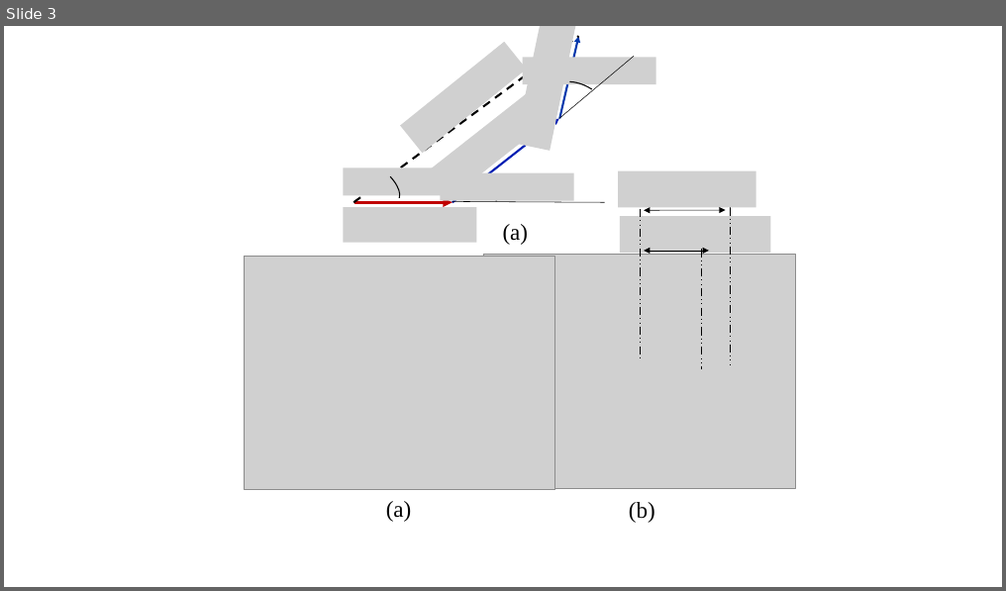
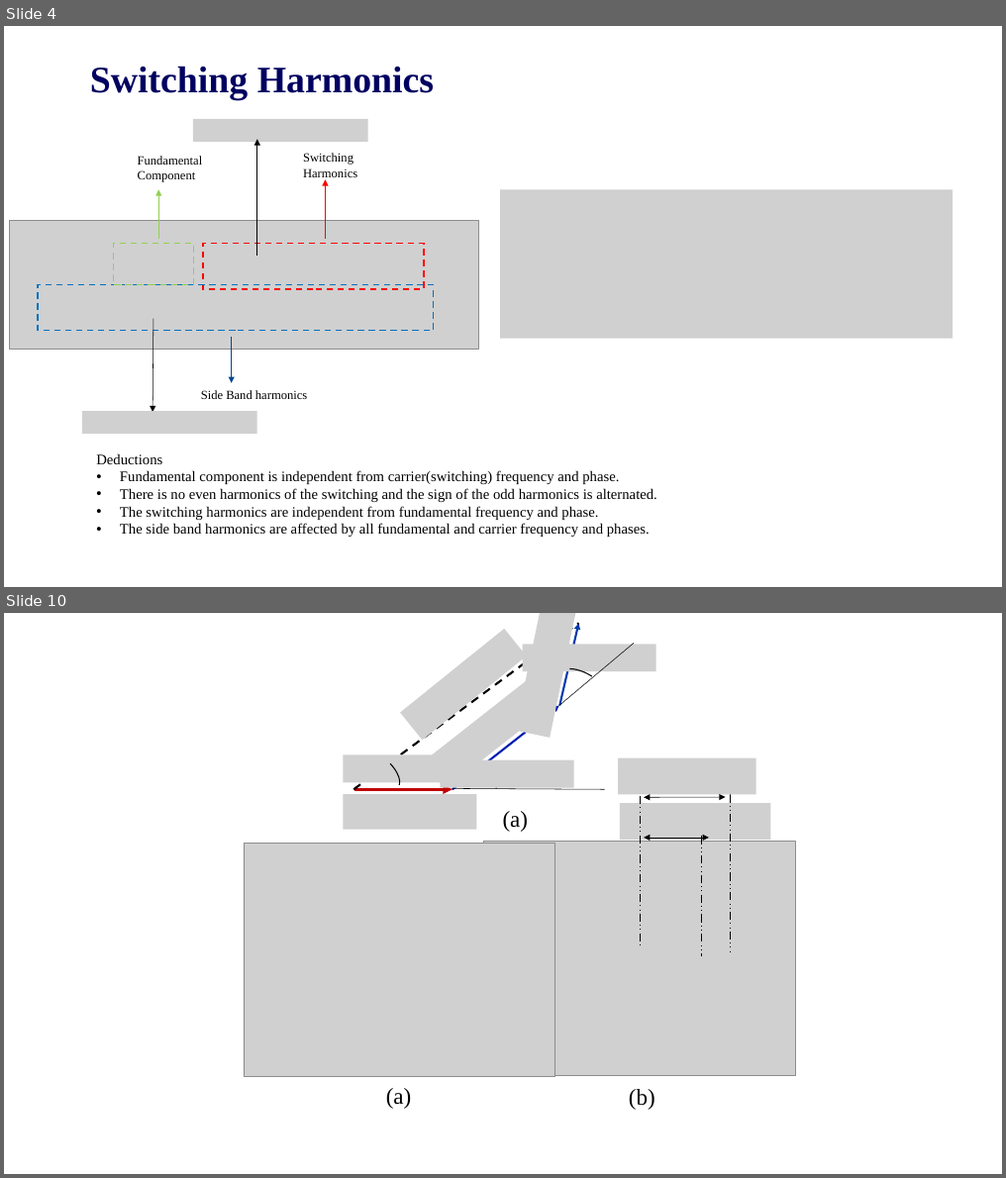
Before and after one commit to EnesAyaz/KTH, a slide deck: Airgap Harmonics/airgap harmonics.pptx. Shown one above the other, each under a label of ours: slide 3 before the commit, slides 4 and 10 after it; the slides between them are not shown. The pictures are 1006x591 and 1006x1178 pixels, drawn with LibreOffice and Linux fonts; fonts in the diff are those of the drawing; grey boxes stand for pictures; background and template pictures are left out. Boxes give left, top, right and bottom in pixels: in the first picture for what was removed or moved away, otherwise in the second. Text is boxed around its words. In the diff, an @@ line names an element or a change of style, - is before the commit and + after.

Commit message:
Airgap harmonics and some technical documents
airgap harmonics, first proposal are done. TI initialization and PCB documents are added.

```diff
--- a/Airgap Harmonics/airgap harmonics.pptx
+++ b/Airgap Harmonics/airgap harmonics.pptx
@@ slide 4 added at (x1=4, y1=26, x2=1002, y2=587), background #FFFFFF @@
@@ title added at (x1=90, y1=66, x2=434, y2=100), 36 pt, text #000061, bold @@
+Switching Harmonics
@@ picture added at (x1=193, y1=119, x2=368, y2=141) @@
@@ arrow added from (257, 256) to (257, 139), #000000 0.5 pt @@
@@ text added at (x1=138, y1=156, x2=203, y2=182), 12 pt, text #000000 @@
+Fundamental
+Component
@@ text added at (x1=303, y1=153, x2=357, y2=180), 12 pt, text #000000 @@
+Switching
+Harmonics
@@ arrow added from (159, 239) to (159, 190), #92D050 0.5 pt @@
@@ arrow added from (325, 239) to (325, 179), #FF0000 0.5 pt @@
@@ picture added at (x1=500, y1=190, x2=953, y2=339) @@
@@ picture added at (x1=9, y1=221, x2=478, y2=350) @@
@@ rectangle added at (x1=113, y1=244, x2=193, y2=285), outline #92D050 1.5 pt dashed @@
@@ rectangle added at (x1=203, y1=244, x2=424, y2=289), outline #FF0000 1.5 pt dashed @@
@@ rectangle added at (x1=38, y1=285, x2=434, y2=331), outline #0070C0 1.5 pt dashed @@
@@ arrow added from (153, 319) to (152, 412), #000000 0.5 pt @@
@@ arrow added from (232, 337) to (232, 383), #004791 0.5 pt @@
@@ picture added at (x1=82, y1=411, x2=257, y2=435) @@
@@ text added at (x1=201, y1=390, x2=307, y2=399), 12 pt, text #000000 @@
+Side Band harmonics
@@ text added at (x1=96, y1=454, x2=657, y2=537), 14 pt, text #000000 @@
+Deductions
+• Fundamental component is independent from carrier(switching) frequency and phase.
+• There is no even harmonics of the switching and the sign of the odd harmonics is alternated.
+• The switching harmonics are independent from fundamental frequency and phase.
+• The side band harmonics are affected by all fundamental and carrier frequency and phases.
@@ what was slide 3 is now slide 10 @@
```
Also in this commit, not shown: 1 slide changed, 8 other slides added, 1 slide removed, 8 other files.
